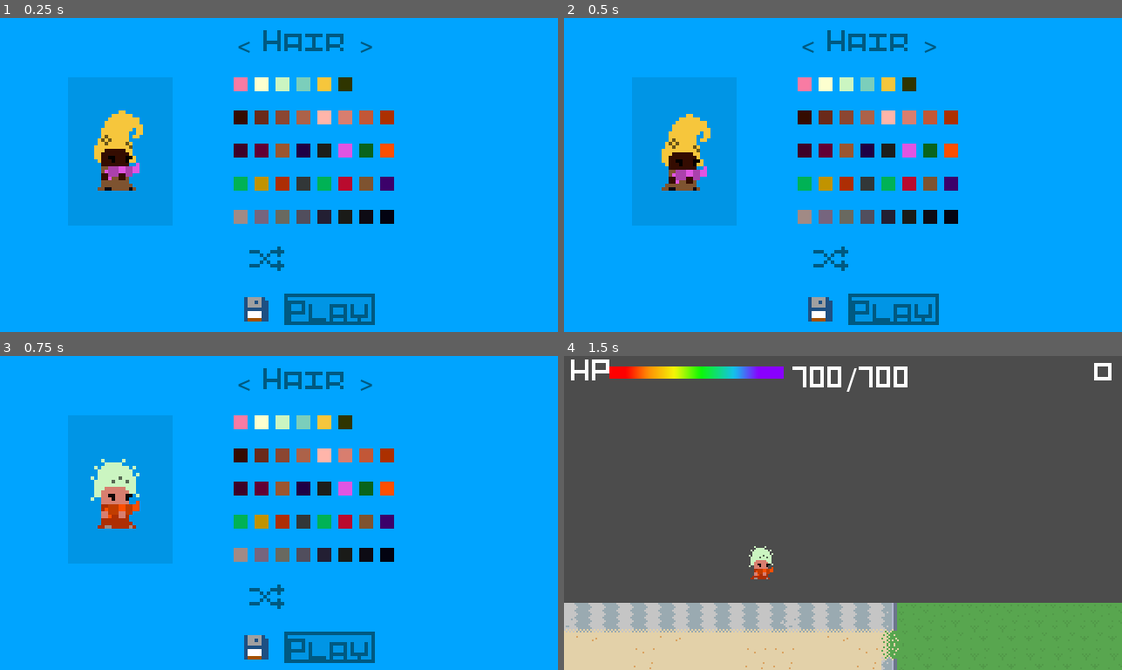
Above: before the commit, frames 1-4 (two rows, left to right).
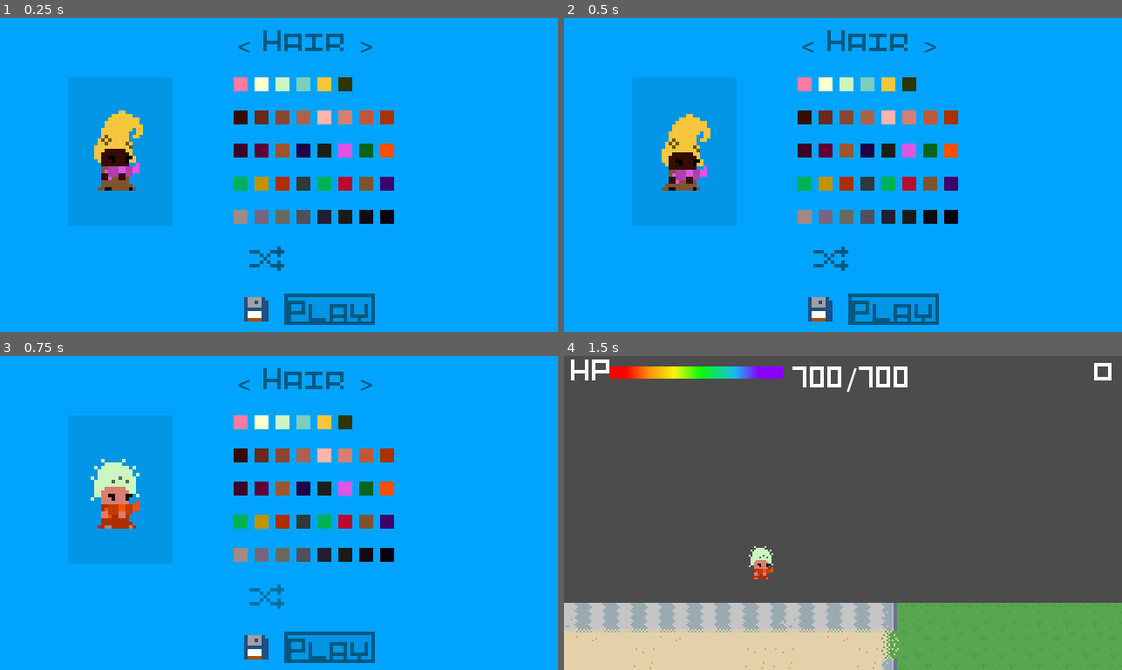
Above: after the commit, the same moments.

Repository: hamiltonromualdo/bring-ur-glam
Game: Godot game, scene res://src/UserInterface/CustomizePlayer.tscn
Same seed, same stepped clock (60 frames per second), same inputs: the game is played once before the commit and once after it. This scene is started directly instead of the project's main scene.
Inputs (mouse positions are in pixels of both pictures, inside the frame that each line leads up to):
- Up to frame 1 (0.25 s): no input
- Up to frame 2 (0.5 s): no input
- Up to frame 3 (0.75 s): click (390, 597) at 0.5 s
- Up to frame 4 (1.5 s): click "Play" at 1.25 s

Frames 1-2 are identical in both runs. In frame 3, 0.2% of the frame differs, in the area x 44-51%, y 72-81%; in frame 4, nothing differs.

Commit message:
Test changing icon button color
Test changing colors of button when it uses an icon instead of font

Diff:
--- a/bring_ur_glam/src/UserInterface/CustomizePlayer.tscn
+++ b/bring_ur_glam/src/UserInterface/CustomizePlayer.tscn
@@ -6,6 +6,7 @@
 [ext_resource path="res://assets/ui/flat_pixel_theme.tres" type="Theme" id=4]
 [ext_resource path="res://assets/icons/random.png" type="Texture" id=5]
 [ext_resource path="res://assets/icons/save.png" type="Texture" id=6]
+[ext_resource path="res://src/UserInterface/RandButton.gd" type="Script" id=7]
 [ext_resource path="res://src/UserInterface/PlayerCustomization/SkinColorSelector.tscn" type="PackedScene" id=8]
 [ext_resource path="res://src/UserInterface/PlayerCustomization/ColorSwatch.tscn" type="PackedScene" id=9]
 [ext_resource path="res://src/UserInterface/PlayerCustomization/ColorSwatch.gd" type="Script" id=10]
@@ -562,18 +563,19 @@
 
 [node name="MarginContainer" type="MarginContainer" parent="Control/VBoxContainer"]
 margin_top = 124.0
-margin_right = 180.0
+margin_right = 60.0
 margin_bottom = 142.0
 __meta__ = {
 "_edit_use_anchors_": false
 }
 
 [node name="Rand" type="Button" parent="Control/VBoxContainer/MarginContainer"]
-margin_right = 180.0
+margin_right = 60.0
 margin_bottom = 18.0
 rect_min_size = Vector2( 30, 15 )
 text = "      "
 flat = true
+script = ExtResource( 7 )
 __meta__ = {
 "_edit_use_anchors_": false
 }
@@ -642,6 +644,10 @@
 [connection signal="color_changed" from="Control/VBoxContainer/GunColor" to="." method="_on_GunColorSelector_color_changed"]
 [connection signal="color_changed" from="Control/VBoxContainer/DressColor" to="." method="_on_DressColor_color_changed"]
 [connection signal="color_changed" from="Control/VBoxContainer/ShoesColor" to="." method="_on_ShoesColor_color_changed"]
+[connection signal="button_down" from="Control/VBoxContainer/MarginContainer/Rand" to="Control/VBoxContainer/MarginContainer/Rand" method="_on_Rand_button_down"]
+[connection signal="button_up" from="Control/VBoxContainer/MarginContainer/Rand" to="Control/VBoxContainer/MarginContainer/Rand" method="_on_Rand_button_up"]
+[connection signal="mouse_entered" from="Control/VBoxContainer/MarginContainer/Rand" to="Control/VBoxContainer/MarginContainer/Rand" method="_on_Rand_mouse_entered"]
+[connection signal="mouse_exited" from="Control/VBoxContainer/MarginContainer/Rand" to="Control/VBoxContainer/MarginContainer/Rand" method="_on_Rand_mouse_exited"]
 [connection signal="pressed" from="Control/VBoxContainer/MarginContainer/Rand" to="." method="_on_Rand_pressed"]
 [connection signal="pressed" from="Control/VBoxContainer/HBoxContainer2/Save" to="." method="_on_Save_pressed"]
 [connection signal="pressed" from="Control/VBoxContainer/HBoxContainer2/StartGame" to="." method="_on_StartGame_pressed"]
--- /dev/null
+++ b/bring_ur_glam/src/UserInterface/RandButton.gd
@@ -0,0 +1,17 @@
+extends Button
+
+
+func _on_Rand_button_down() -> void:
+    $Sprite.modulate = "#004565"
+
+
+func _on_Rand_button_up() -> void:
+    $Sprite.modulate = "#0072a5"
+
+
+func _on_Rand_mouse_entered() -> void:
+    $Sprite.modulate = "#0072a5"
+
+
+func _on_Rand_mouse_exited() -> void:
+    $Sprite.modulate = "#005a82"
Not shown: 1 places in bring_ur_glam/src/UserInterface/CustomizePlayer.tscn that only renumber resources
